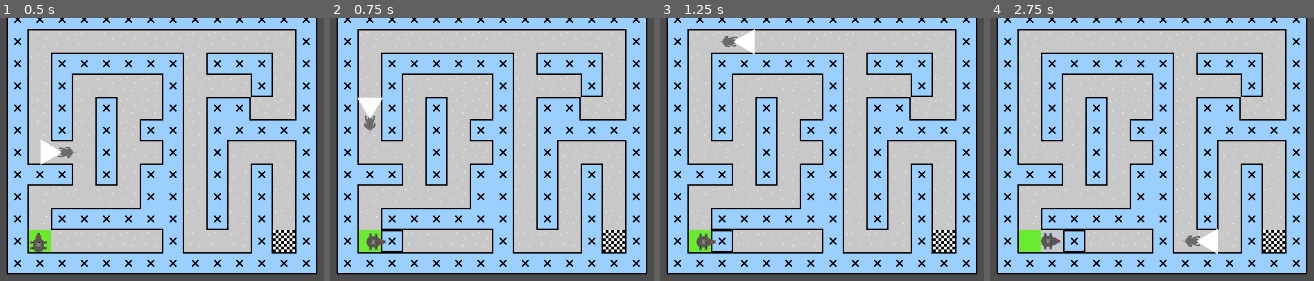
Above: before the commit, frames 1-4 (left to right).
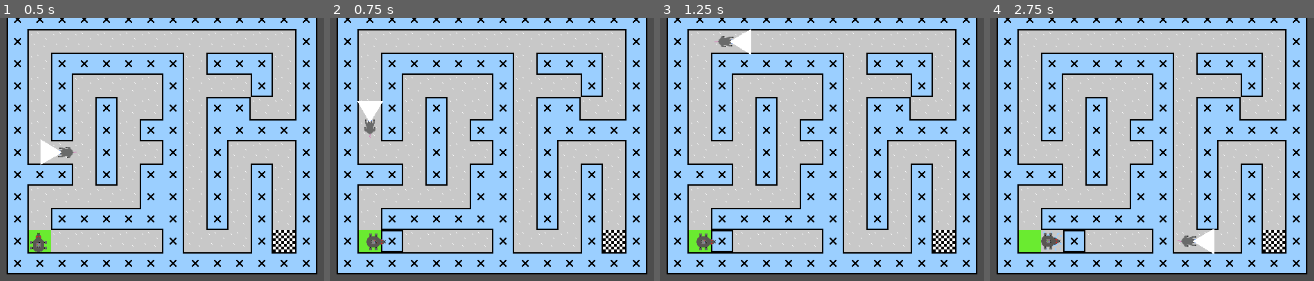
Above: after the commit, the same moments.

Repository: johannagroven/dontratmeout
Game: Godot game, scene res://main.tscn
Same seed, same stepped clock (60 frames per second), same inputs: the game is played once before the commit and once after it.
Inputs:
- Up to frame 1 (0.5 s): no input
- Up to frame 2 (0.75 s): tap Enter at 0.5 s; hold Right (ui_right) from 0.53 s (still down); tap 4 at 0.6 s
- Up to frame 3 (1.25 s): keep holding Right (ui_right)
- Up to frame 4 (2.75 s): release Right (ui_right) at 1.28 s; hold Down (ui_down) 1.28-2.03 s; tap 4 at 1.35, 2.3 s; hold Right (ui_right) from 2.03 s (still down); tap 3 at 2.1 s

Frame 1 is identical in both runs. In frame 2, 0.3% of the frame differs, in the area x 8-17%, y 30-46%; in frame 3, 0.3%; in frame 4, 0.4%, in the area x 58-71%, y 79-90%.

Commit message:
Added ability to place blocks+update pathfinding

Diff:
--- a/character.gd
+++ b/character.gd
@@ -189,3 +189,5 @@
 			var next_map_position: Vector2i = map_position + map_direction
 			if _is_walkable(next_map_position):
 				tile_map.set_cell(0,next_map_position,1,Vector2i(2,2))
+				tile_map.populateAstarGrid()
+				get_node("/root/main/mouse").setPath()
--- a/mob.gd
+++ b/mob.gd
@@ -195,3 +195,8 @@
 func get_movement():
 	#return dither()
 	return follow_path()
+
+func _input(event):
+	if event is InputEventKey and event.pressed:
+		if event.keycode == KEY_4:
+			setPath()
